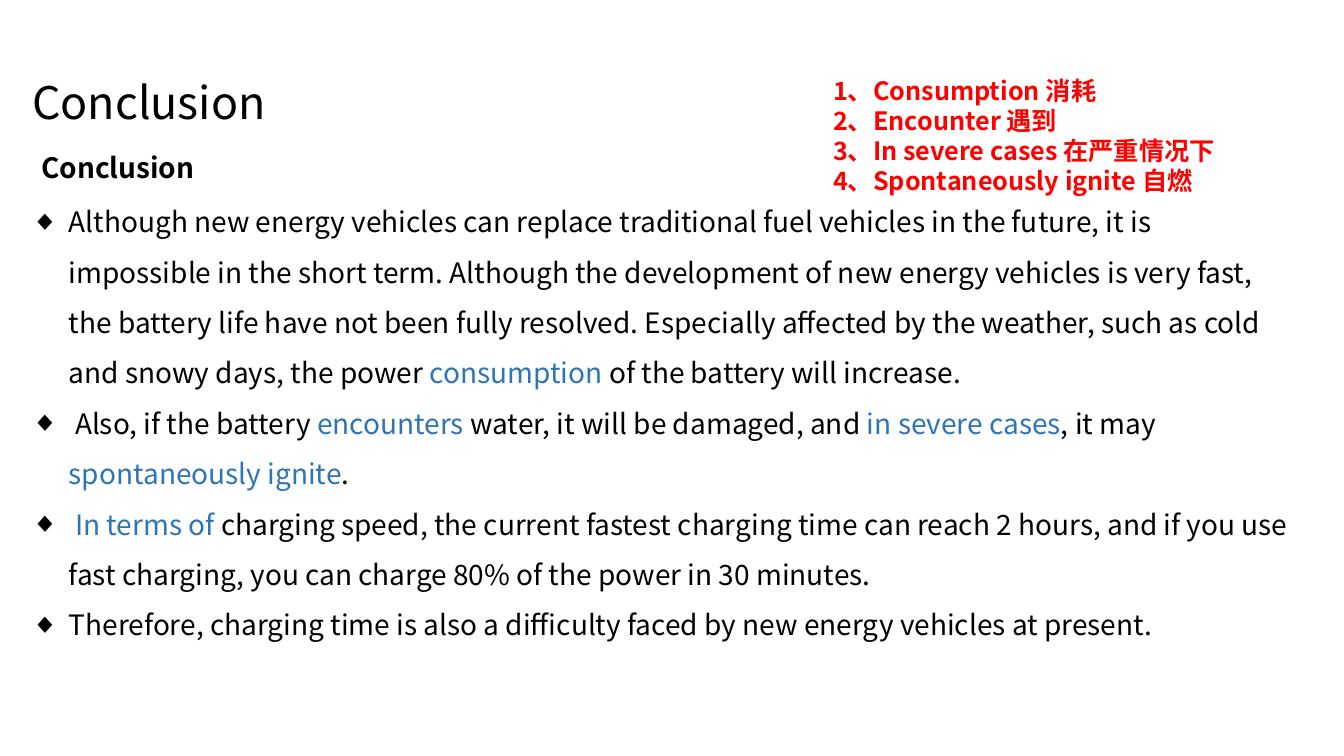
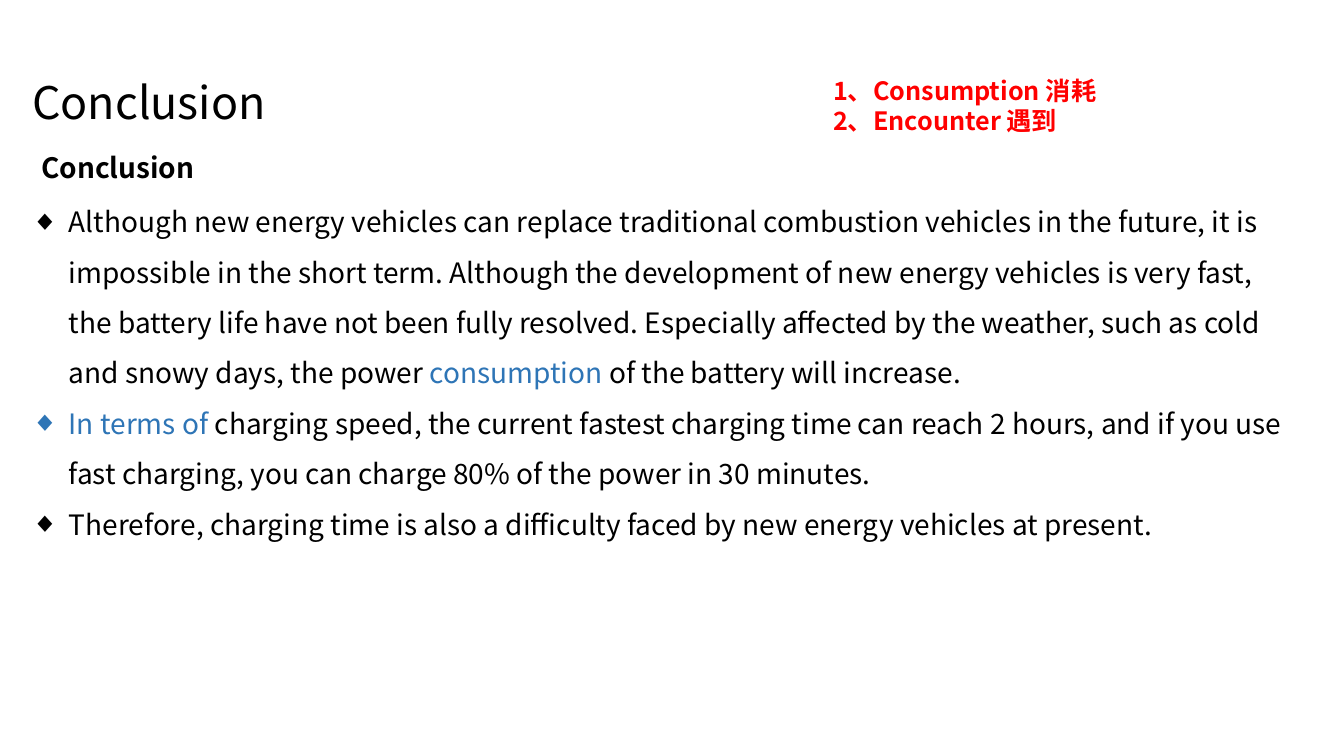
Before and after one commit to pengfeinie/pengfeinie.github.io, a slide deck: slide 8 of files/newenergyvehicles.pptx (slide 7 before the commit). Drawn at 1344x756 pixels with LibreOffice and Linux fonts; fonts in the diff are those of the drawing. Boxes give left, top, right and bottom in pixels: in the first picture for what was removed or moved away, otherwise in the second. Text is boxed around its words. In the diff, an @@ line names an element or a change of style, - is before the commit and + after.

Commit message:
done

```diff
--- a/files/newenergyvehicles.pptx
+++ b/files/newenergyvehicles.pptx
@@ text at (x1=833, y1=138, x2=1215, y2=196): paragraphs removed @@
-3、In severe cases 在严重情况下
-4、Spontaneously ignite 自燃
@@ text at (x1=69, y1=209, x2=1260, y2=390): text changed @@
-◆ Although new energy vehicles can replace traditional fuel vehicles in the future, it is impossible in the short term. Although the development of new energy vehicles is very fast, the battery life have not been fully resolved. Especially affected by the weather, such as cold and snowy days, the power consumption of the battery will increase.
-◆ Also, if the battery encounters water, it will be damaged, and in severe cases, it may spontaneously ignite.
+◆ Although new energy vehicles can replace traditional combustion vehicles in the future, it is impossible in the short term. Although the development of new energy vehicles is very fast, the battery life have not been fully resolved. Especially affected by the weather, such as cold and snowy days, the power consumption of the battery will increase.
```
Also in this commit, not shown: 4 other slides changed, 1 slide added.
